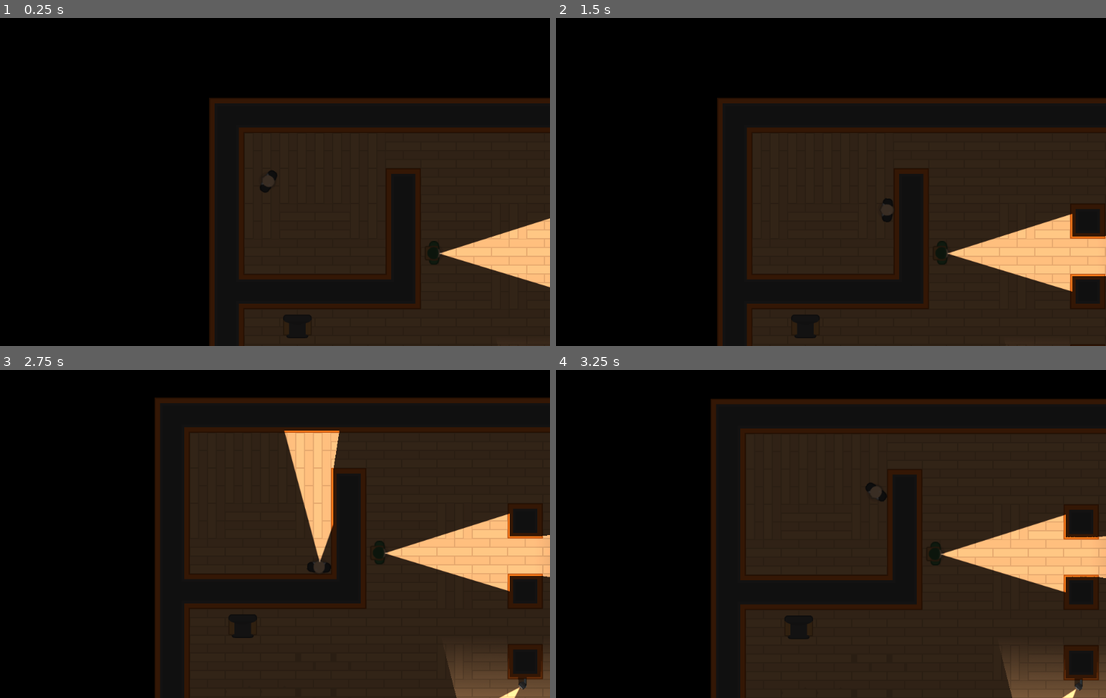
Above: before the commit, frames 1-4 (two rows, left to right).
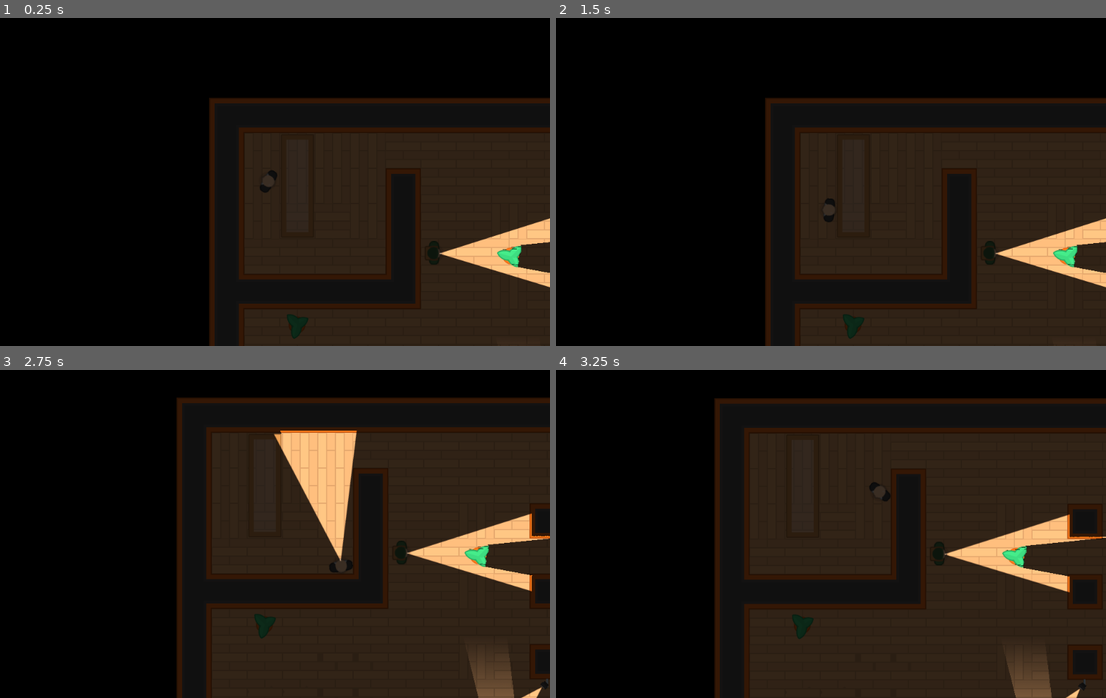
Above: after the commit, the same moments.

Repository: ikostan/HeistMeisters
Game: Godot game, scene res://Levels/Level_1.tscn
Same seed, same stepped clock (60 frames per second), same inputs: the game is played once before the commit and once after it.
Inputs (mouse positions are in pixels of both pictures, inside the frame that each line leads up to):
- Up to frame 1 (0.25 s): no input
- Up to frame 2 (1.5 s): tap Enter at 0.5 s; move the mouse to (946, 165) at 0.52 s; hold D (move_right) 0.53-1.28 s; tap E (torch_on) at 0.6, 1.35 s; move the mouse to (710, 198) at 1.27 s; hold C (move_down) from 1.28 s (still down)
- Up to frame 3 (2.75 s): move the mouse to (324, 461) at 2.02 s; release C (move_down) at 2.03 s; hold D (move_right) from 2.03 s (still down); tap E (torch_on) at 2.1 s
- Up to frame 4 (3.25 s): move the mouse to (798, 599) at 2.77 s; release D (move_right) at 2.78 s; hold W (move_up) from 2.78 s (still down); tap E (torch_on) at 2.85 s

The runs differ from the first frame. In frame 1, 0.7% of the frame differs, in the area x 51-100%, y 68-98%; in frame 2, 13%; in frame 3, 14%, in the area x 28-100%, y 8-100%; in frame 4, 6.2%.
Error in both runs: Invalid get index '0' (on base: 'PoolVector2Array'). (res://NPC/Guards/Guard.gd:27)

Commit message:
Furniture objects added

Diff:
--- a/Levels/Level_1.tscn
+++ b/Levels/Level_1.tscn
@@ -706,9 +706,12 @@
 
 [node name="TileMap" parent="Navigation2D" index="0"]
 tile_set = SubResource( 105 )
-tile_data = PoolIntArray( -458763, 0, 0, -458762, 0, 2, -458 …(6406 unchanged characters)… 41, 458760, 1, 0, 458761, 1, 0, 458762, 0, 196614, 458763, 1, 0, 458764, 1, 4, 458765, 1, 0, 458766, 0, 196614, 458767, 2, 1, 458768, 0, 65538, 589813 …(806 unchanged characters)…
-
-[node name="Destinations" type="Node" parent="Navigation2D" index="1"]
+tile_data = PoolIntArray( -458763, 0, 0, -458762, 0, 2, -458 …(6406 unchanged characters)… 41, 458760, 1, 0, 458761, 1, 0, 458762, -1073741822, 1, 458763, -1073741822, 1, 458764, 1, 0, 458765, -1073741822, 1, 458766, -1073741822, 1, 458767, 2, 1, 458768, 0, 65538, 589813 …(806 unchanged characters)…
+
+[node name="Furniture" parent="Navigation2D" index="1"]
+tile_data = PoolIntArray( -393225, -1073741821, 0, -458747, -1610612731, 0, -458739, -1073741821, 0, -393211, -1610612736, 0, -393201, -1073741819, 0, -327675, -1610612731, 0, -196611, 4, 0, -262143, 4, 0, -262137, -1073741820, 0, -262135, -1610612732, 0, -262133, -1610612732, 0, -65545, -1073741820, 0, -131067, -1073741821, 0, -65529, -1073741819, 0, 10, 5, 0, 13, 5, 0, 131063, -1073741820, 0, 262143, 4, 0, 393207, 4, 0, 393211, 4, 0, 393215, 4, 0, 393219, -1073741820, 0, 393221, -1073741820, 0, 458762, -1610612731, 0, 458764, -1073741824, 0, 458766, -1073741819, 0 )
+
+[node name="Destinations" type="Node" parent="Navigation2D" index="2"]
 
 [node name="Position2D3" type="Position2D" parent="Navigation2D/Destinations" index="0"]
 position = Vector2( -32.2723, 419.72 )
@@ -730,9 +733,6 @@
 
 [node name="Position2D9" type="Position2D" parent="Navigation2D/Destinations" index="6"]
 position = Vector2( 860.372, -298.432 )
-
-[node name="Furniture" parent="Navigation2D" index="2"]
-tile_data = PoolIntArray( -458742, 1610612740, 0, -458738, 1610612740, 0, -262134, 4, 0, -262130, 4, 0, -65545, 1610612740, 0, -131062, 1610612740, 0, -131060, 1610612740, 0, -131058, 1610612740, 0, 131063, 4, 0, 393207, 4, 0, 393211, 4, 0, 458763, -1610612732, 0, 458765, -1073741820, 0 )
 
 [node name="CanvasModulate" parent="." index="2"]
 position = Vector2( 667.739, -325.414 )
--- a/Levels/TemplateLevel.tscn
+++ b/Levels/TemplateLevel.tscn
@@ -1,28 +1,38 @@
-[gd_scene load_steps=11 format=2]
+[gd_scene load_steps=13 format=2]
 
 [ext_resource path="res://Tiles/Tiles.tres" type="TileSet" id=1]
 [ext_resource path="res://Characters/Player/Player.tscn" type="PackedScene" id=2]
 [ext_resource path="res://GFX/Tilesheet/tilesheet_complete.png" type="Texture" id=3]
 
+[sub_resource type="OccluderPolygon2D" id=1]
+cull_mode = 1
+polygon = PoolVector2Array( 2, 2, 62, 2, 62, 62, 2, 62 )
+
 [sub_resource type="ConvexPolygonShape2D" id=2]
 points = PoolVector2Array( 0, 0, 64, 0, 64, 64, 0, 64 )
 
-[sub_resource type="ConvexPolygonShape2D" id=3]
-points = PoolVector2Array( 0, 0, 64, 0, 64, 64, 0, 64 )
+[sub_resource type="OccluderPolygon2D" id=14]
+cull_mode = 1
+polygon = PoolVector2Array( 2, 2, 190, 2, 190, 62, 2, 62 )
 
-[sub_resource type="ConvexPolygonShape2D" id=4]
-points = PoolVector2Array( 0, 0, 64, 0, 64, 64, 0, 64 )
+[sub_resource type="ConvexPolygonShape2D" id=8]
+points = PoolVector2Array( 0, 0, 192, 0, 192, 64, 0, 64 )
 
-[sub_resource type="ConvexPolygonShape2D" id=5]
-points = PoolVector2Array( 0, 0, 64, 0, 64, 64, 0, 64 )
+[sub_resource type="OccluderPolygon2D" id=15]
+cull_mode = 1
+polygon = PoolVector2Array( 10, 26, 16, 20, 24, 20, 28, 18, 34, 16, 40, 16, 46, 14, 52, 12, 54, 14, 54, 18, 54, 24, 50, 30, 50, 34, 48, 36, 50, 42, 48, 48, 48, 52, 40, 50, 36, 46, 32, 46, 28, 44, 22, 42, 22, 38, 14, 34 )
 
-[sub_resource type="OccluderPolygon2D" id=6]
-polygon = PoolVector2Array( 16, 16, 16, 14, 48, 14, 48, 16, 52, 18, 56, 18, 56, 46, 54, 52, 10, 52, 8, 46, 8, 18, 14, 18 )
+[sub_resource type="ConvexPolygonShape2D" id=16]
+points = PoolVector2Array( 8, 24, 20, 18, 24, 20, 28, 16, 32, 14, 36, 16, 40, 16, 44, 12, 48, 12, 52, 12, 54, 12, 56, 12, 56, 20, 54, 26, 52, 30, 52, 34, 50, 38, 50, 42, 50, 46, 48, 50, 46, 54, 42, 52, 36, 50, 34, 46, 32, 48, 28, 46, 24, 44, 22, 40, 16, 36, 12, 32 )
 
-[sub_resource type="ConvexPolygonShape2D" id=7]
-points = PoolVector2Array( 4, 14, 10, 14, 14, 10, 50, 10, 54, 14, 60, 14, 60, 50, 56, 56, 10, 56, 4, 50 )
+[sub_resource type="OccluderPolygon2D" id=17]
+cull_mode = 1
+polygon = PoolVector2Array( 8, 18, 14, 18, 16, 14, 48, 14, 50, 18, 56, 18, 56, 48, 52, 50, 48, 52, 12, 52, 8, 48 )
 
-[sub_resource type="TileSet" id=1]
+[sub_resource type="ConvexPolygonShape2D" id=18]
+points = PoolVector2Array( 6, 16, 12, 16, 12, 12, 50, 12, 50, 14, 56, 14, 58, 14, 58, 48, 58, 52, 54, 54, 10, 54, 6, 48 )
+
+[sub_resource type="TileSet" id=11]
 0/name = "tilesheet_complete.png 0"
 0/texture = ExtResource( 3 )
 0/tex_offset = Vector2( 0, 0 )
@@ -30,6 +40,7 @@
 0/region = Rect2( 1472, 1088, 64, 64 )
 0/tile_mode = 0
 0/occluder_offset = Vector2( 0, 0 )
+0/occluder = SubResource( 1 )
 0/navigation_offset = Vector2( 0, 0 )
 0/shape_offset = Vector2( 0, 0 )
 0/shape_transform = Transform2D( 1, 0, 0, 1, 0, 0 )
@@ -44,66 +55,25 @@
 "shape_transform": Transform2D( 1, 0, 0, 1, 0, 0 )
 } ]
 0/z_index = 0
-1/name = "tilesheet_complete.png 1"
-1/texture = ExtResource( 3 )
-1/tex_offset = Vector2( 0, 0 )
-1/modulate = Color( 1, 1, 1, 1 )
-1/region = Rect2( 1408, 1088, 64, 64 )
-1/tile_mode = 0
-1/occluder_offset = Vector2( 0, 0 )
-1/navigation_offset = Vector2( 0, 0 )
-1/shape_offset = Vector2( 0, 0 )
-1/shape_transform = Transform2D( 1, 0, 0, 1, 0, 0 )
-1/shape = SubResource( 3 )
-1/shape_one_way = false
-1/shape_one_way_margin = 1.0
-1/shapes = [ {
-"autotile_coord": Vector2( 0, 0 ),
-"one_way": false,
-"one_way_margin": 1.0,
-"shape": SubResource( 3 ),
-"shape_transform": Transform2D( 1, 0, 0, 1, 0, 0 )
-} ]
-1/z_index = 0
-2/name = "tilesheet_complete.png 2"
-2/texture = ExtResource( 3 )
-2/tex_offset = Vector2( 0, 0 )
-2/modulate = Color( 1, 1, 1, 1 )
-2/region = Rect2( 1344, 1088, 64, 64 )
-2/tile_mode = 0
-2/occluder_offset = Vector2( 0, 0 )
-2/navigation_offset = Vector2( 0, 0 )
-2/shape_offset = Vector2( 0, 0 )
-2/shape_transform = Transform2D( 1, 0, 0, 1, 0, 0 )
-2/shape = SubResource( 4 )
-2/shape_one_way = false
-2/shape_one_way_margin = 1.0
-2/shapes = [ {
-"autotile_coord": Vector2( 0, 0 ),
-"one_way": false,
-"one_way_margin": 1.0,
-"shape": SubResource( 4 ),
-"shape_transform": Transform2D( 1, 0, 0, 1, 0, 0 )
-} ]
-2/z_index = 0
 3/name = "tilesheet_complete.png 3"
 3/texture = ExtResource( 3 )
 3/tex_offset = Vector2( 0, 0 )
 3/modulate = Color( 1, 1, 1, 1 )
-3/region = Rect2( 1280, 1088, 64, 64 )
+3/region = Rect2( 1280, 1088, 192, 64 )
 3/tile_mode = 0
 3/occluder_offset = Vector2( 0, 0 )
+3/occluder = SubResource( 14 )
 3/navigation_offset = Vector2( 0, 0 )
 3/shape_offset = Vector2( 0, 0 )
 3/shape_transform = Transform2D( 1, 0, 0, 1, 0, 0 )
-3/shape = SubResource( 5 )
+3/shape = SubResource( 8 )
 3/shape_one_way = false
 3/shape_one_way_margin = 1.0
 3/shapes = [ {
 "autotile_coord": Vector2( 0, 0 ),
 "one_way": false,
 "one_way_margin": 1.0,
-"shape": SubResource( 5 ),
+"shape": SubResource( 8 ),
 "shape_transform": Transform2D( 1, 0, 0, 1, 0, 0 )
 } ]
 3/z_index = 0
@@ -111,24 +81,46 @@
 4/texture = ExtResource( 3 )
 4/tex_offset = Vector2( 0, 0 )
 4/modulate = Color( 1, 1, 1, 1 )
-4/region = Rect2( 1152, 1152, 64, 64 )
+4/region = Rect2( 1600, 256, 64, 64 )
 4/tile_mode = 0
 4/occluder_offset = Vector2( 0, 0 )
-4/occluder = SubResource( 6 )
+4/occluder = SubResource( 15 )
 4/navigation_offset = Vector2( 0, 0 )
 4/shape_offset = Vector2( 0, 0 )
 4/shape_transform = Transform2D( 1, 0, 0, 1, 0, 0 )
-4/shape = SubResource( 7 )
+4/shape = SubResource( 16 )
 4/shape_one_way = false
 4/shape_one_way_margin = 1.0
 4/shapes = [ {
 "autotile_coord": Vector2( 0, 0 ),
 "one_way": false,
 "one_way_margin": 1.0,
-"shape": SubResource( 7 ),
+"shape": SubResource( 16 ),
 "shape_transform": Transform2D( 1, 0, 0, 1, 0, 0 )
 } ]
 4/z_index = 0
+5/name = "tilesheet_complete.png 5"
+5/texture = ExtResource( 3 )
+5/tex_offset = Vector2( 0, 0 )
+5/modulate = Color( 1, 1, 1, 1 )
+5/region = Rect2( 1152, 1152, 64, 64 )
+5/tile_mode = 0
+5/occluder_offset = Vector2( 0, 0 )
+5/occluder = SubResource( 17 )
+5/navigation_offset = Vector2( 0, 0 )
+5/shape_offset = Vector2( 0, 0 )
+5/shape_transform = Transform2D( 1, 0, 0, 1, 0, 0 )
+5/shape = SubResource( 18 )
+5/shape_one_way = false
+5/shape_one_way_margin = 1.0
+5/shapes = [ {
+"autotile_coord": Vector2( 0, 0 ),
+"one_way": false,
+"one_way_margin": 1.0,
+"shape": SubResource( 18 ),
+"shape_transform": Transform2D( 1, 0, 0, 1, 0, 0 )
+} ]
+5/z_index = 0
 
 [node name="TemplateLevel" type="Node2D"]
 
@@ -142,7 +134,9 @@
 tile_data = PoolIntArray( -458763, 0, 0, -458762, 0, 2, -458761, 0, 2, -458760, 0, 2, -458759, 0, 2, -458758, 0, 1, -39 …(487 unchanged characters)…
 
 [node name="Furniture" type="TileMap" parent="Navigation2D"]
-tile_set = SubResource( 1 )
+tile_set = SubResource( 11 )
+collision_layer = 2
+collision_mask = 5
 format = 1
 
 [node name="Player" parent="." instance=ExtResource( 2 )]
Not shown: 7 places in Levels/Level_1.tscn that only renumber resources
